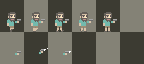
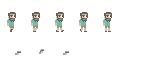
Layered file, before and after one edit (144px x 64px). Changes by layer:
painted on "Layer 74 copy 3" (1st of 2, in "Human") over left=87, top=19, right=93, bottom=23
painted on "Layer 74 copy 3" (2nd of 2, in "Human") over left=63, top=19, right=69, bottom=23
painted on "Layer 73" over left=104, top=19, right=117, bottom=32
painted on "Layer 74 copy" (1st of 2, in "Human") over left=39, top=19, right=45, bottom=23
painted on "Layer 74 copy" (2nd of 2, in "Human") over left=15, top=19, right=21, bottom=23
hid "Layer 0" over left=0, top=0, right=144, bottom=64
